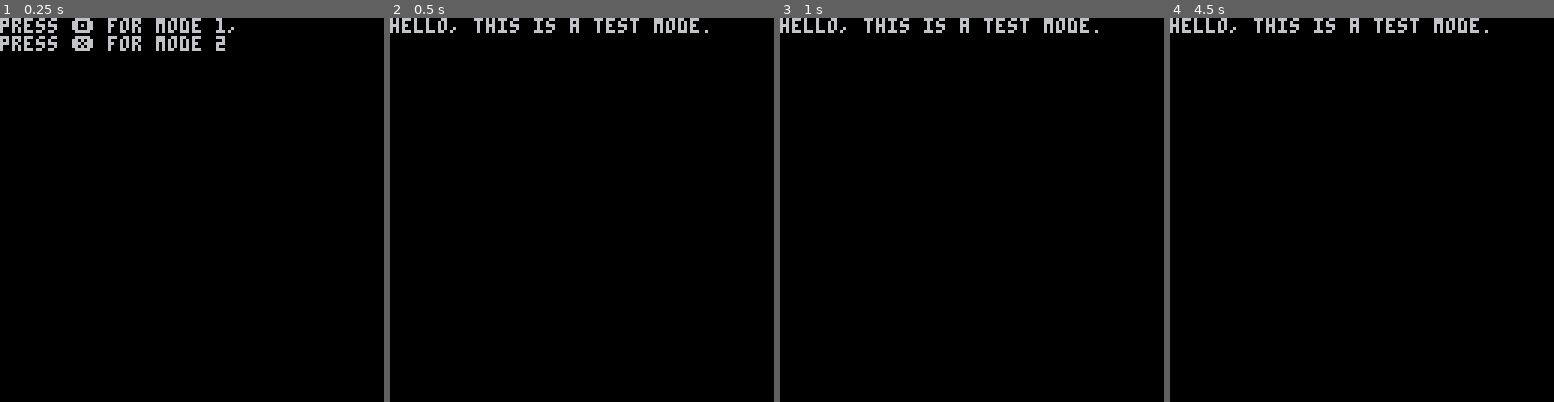
Above: before the commit, frames 1-4 (left to right).
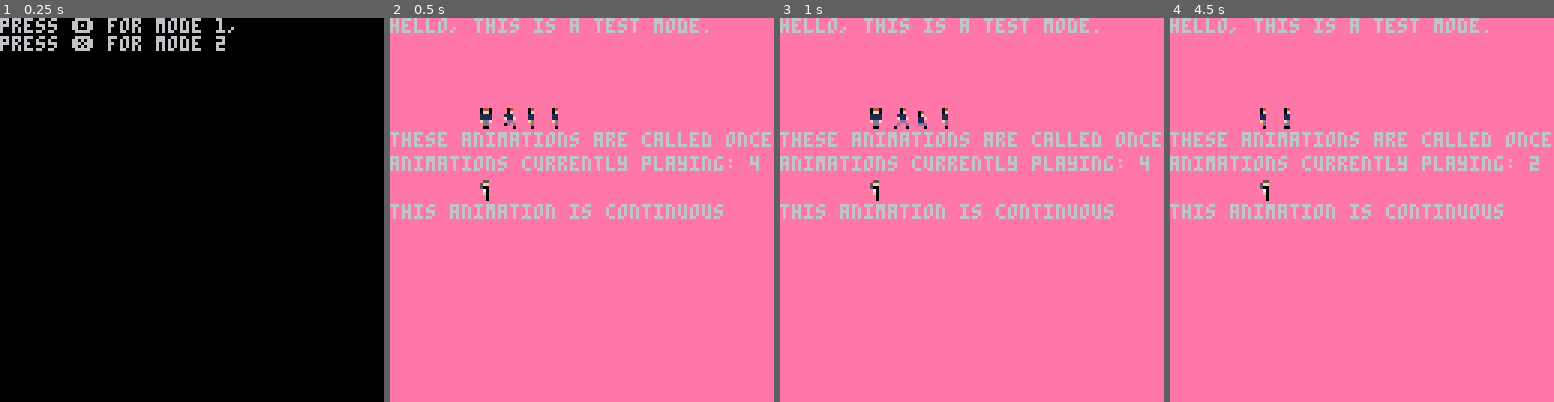
Above: after the commit, the same moments.

Repository: llopez020/Anxiety-at-its-Finest
Game: PICO-8 cartridge base.p8
Two runs of this game, one before a commit and one after it. Both use one fixed random seed, a clock stepped at 60 frames per second and the inputs below.
Inputs:
- Up to frame 1 (0.25 s): no input
- Up to frame 2 (0.5 s): tap X (X key) at 0.33 s
- Up to frame 3 (1 s): tap O (Z key) at 0.7 s
- Up to frame 4 (4.5 s): tap X (X key) at 1.07, 1.85, 2.97, 4.08 s; hold Right 1.6-2.1 s; tap O (Z key) every 0.4 s from 1.7 to 4.1 s; hold Up 2.15-2.42 s; hold Right 2.47-3.03 s; hold Left 3.08-3.58 s; hold Down 3.63-3.97 s; hold Right from 4.02 s (still down)

Frame 1 is identical in both runs. In frame 2, 99% of the frame differs, in the area x 0-100%, y 0-100%; in frame 3, 99%; in frame 4, 99%.

Commit message:
added animation file,created showcase in testmode2

Diff:
--- /dev/null
+++ b/animation.lua
@@ -0,0 +1,73 @@
+animation_data = {}
+animation_data_once = {}
+animation = {
+    pos_x = 0,
+    pos_y = 0,
+    sprite_indices = {},
+    sprite_width = 0,
+    sprite_height = 0,
+    frame_cycle = 1,
+    current_frame = 1
+}
+
+function animation:new(pos_x_,pos_y_,sprite_indices_,sprite_width_,sprite_height_,frame_cycle_)
+    self.__index = self
+    return setmetatable
+    ({
+    pos_x = pos_x_, pos_y = pos_y_,
+    sprite_indices = sprite_indices_, sprite_width = sprite_width_,
+    sprite_height = sprite_height_, frame_cycle = frame_cycle_
+    },
+    self)
+end
+
+function animate(object,pos_x,pos_y,sprite_indices,sprite_width,sprite_height,frame_cycle)
+    if (object==nil) then
+        return
+    end
+    if (animation_data[obj_hash(object)]==nil) then
+        a = animation:new(pos_x,pos_y,sprite_indices,sprite_width,sprite_height,frame_cycle)
+        animation_data[obj_hash(object)] = a
+    end
+    animation_data[obj_hash(object)].pos_x = pos_x
+    animation_data[obj_hash(object)].pos_y = pos_y
+    play_animation(animation_data[obj_hash(object)])
+end
+
+function animate_once(pos_x,pos_y,sprite_indices,sprite_width,sprite_height,frame_cycle,num_cycles)
+    a = animation:new(pos_x,pos_y,sprite_indices,sprite_width,sprite_height,frame_cycle)
+    add(animation_data_once,{anim=a,num_cycles=(#a.sprite_indices*num_cycles)})
+end
+
+function handle_animations()
+    for a in all(animation_data_once) do
+        if (a.anim.current_frame % a.anim.frame_cycle == 0) then
+            a.num_cycles = a.num_cycles - 1
+        end
+        if (a.num_cycles == 0) then
+            del(animation_data_once,a)
+            break
+        end
+        play_animation(a.anim)
+    end
+end
+
+function play_animation(animation)
+    spr_select = flr((animation.current_frame/animation.frame_cycle))
+    if(spr_select >= #animation.sprite_indices ) then
+        animation.current_frame = 0
+        spr_select = 0
+    end
+    spr(animation.sprite_indices[spr_select+1], animation.pos_x, animation.pos_y, animation.sprite_width, animation.sprite_height)
+    animation.current_frame = animation.current_frame+1
+end
+
+local NEXT_HASH, HASHES = 1, setmetatable({}, {__mode="k"})
+function obj_hash(obj)
+    local hash = HASHES[obj]
+    if not hash then
+        hash = NEXT_HASH
+        HASHES[obj], NEXT_HASH = hash, hash + 1
+    end
+    return hash
+end
--- a/base.p8
+++ b/base.p8
@@ -8,9 +8,15 @@
  objlist=nil
 
 #include collision.lua
+#include animation.lua
 
 --debug switch
 debugint=1
+
+--animation test vars
+start_animate = 1
+sprite_animation = {24,25}
+--
 
 mode = "initdebug"
 
@@ -75,9 +81,28 @@
 
 function testmode2()
 
-cls()
+cls(14)
 
 print"hello, this is a test mode."
+--begin animation showcase
+if(start_animate == 1) then
+	animate_once(30,30,{0,1,2},1,1,30,2)
+	animate_once(30+8,30,{3,4,5},1,1,15,3)
+	animate_once(30+8+8,30,{6,7,8},1,1,15,2)
+	animate_once(30+8+8+8,30,{6,7},1,1,10,2)
+	start_animate = 0
+end
+print("these animations are called once",0,30+8)
+print("animations currently playing: "..#animation_data_once,0,30+8+8)
+if(#animation_data_once == 0) then
+	start_animate = 1
+end
+
+animate(sprite_animation,30,30+8+8+8,sprite_animation,1,1,10)
+print("this animation is continuous",0,30+8+8+8+8)
+
+handle_animations()
+--end animation showcase
 end
 
 function initdebug()
